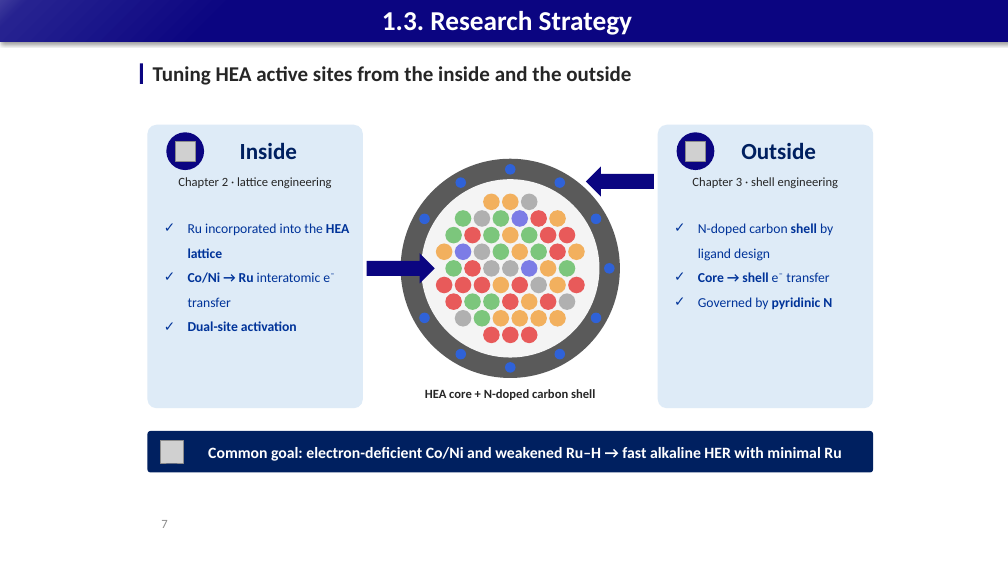
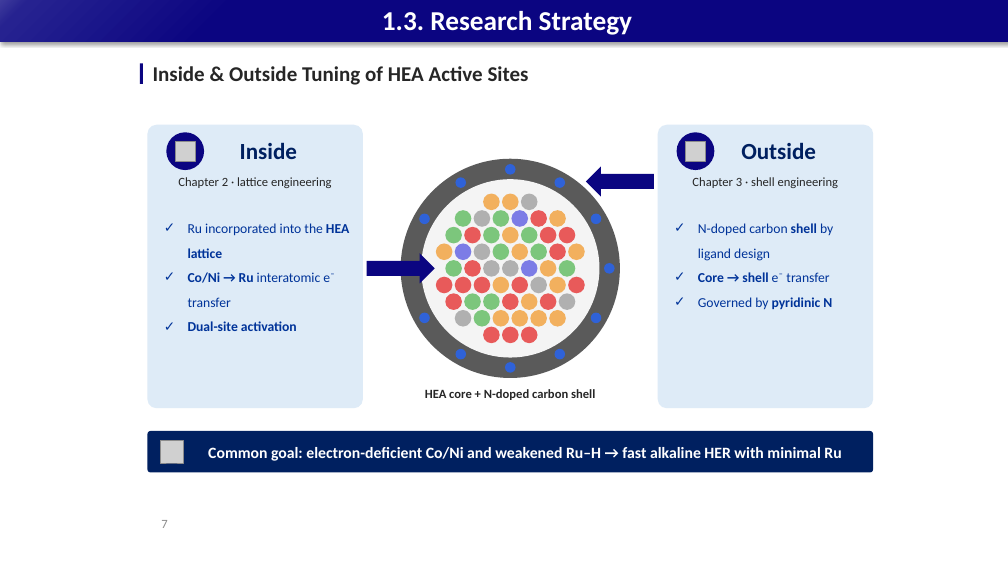
Before and after one commit to limsj0204/letter, a slide deck: slide 7 of 학위논문_디펜스_발표자료.pptx. Drawn at 1008x567 pixels with LibreOffice and Linux fonts; fonts in the diff are those of the drawing; grey boxes stand for pictures. Boxes give left, top, right and bottom in pixels: in the first picture for what was removed or moved away, otherwise in the second. Text is boxed around its words. In the diff, an @@ line names an element or a change of style, - is before the commit and + after.

```diff
--- a/학위논문_디펜스_발표자료.pptx
+++ b/학위논문_디펜스_발표자료.pptx
@@ text at (x1=153, y1=66, x2=529, y2=85): text changed @@
-Tuning HEA active sites from the inside and the outside
+Inside & Outside Tuning of HEA Active Sites
```
Also in this commit, not shown: 32 other slides changed.
